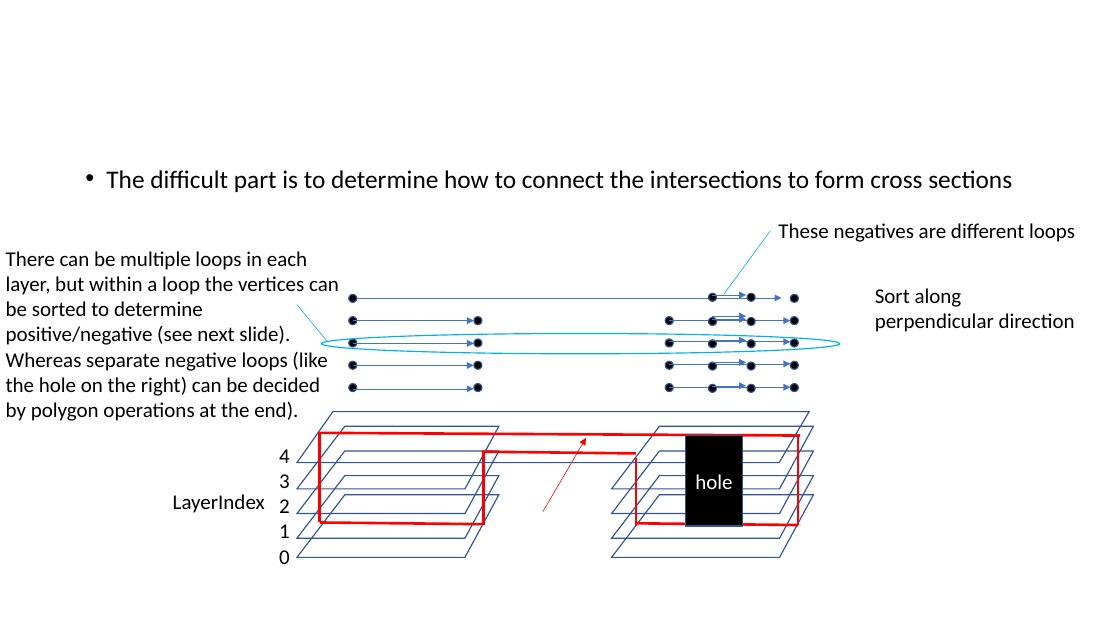
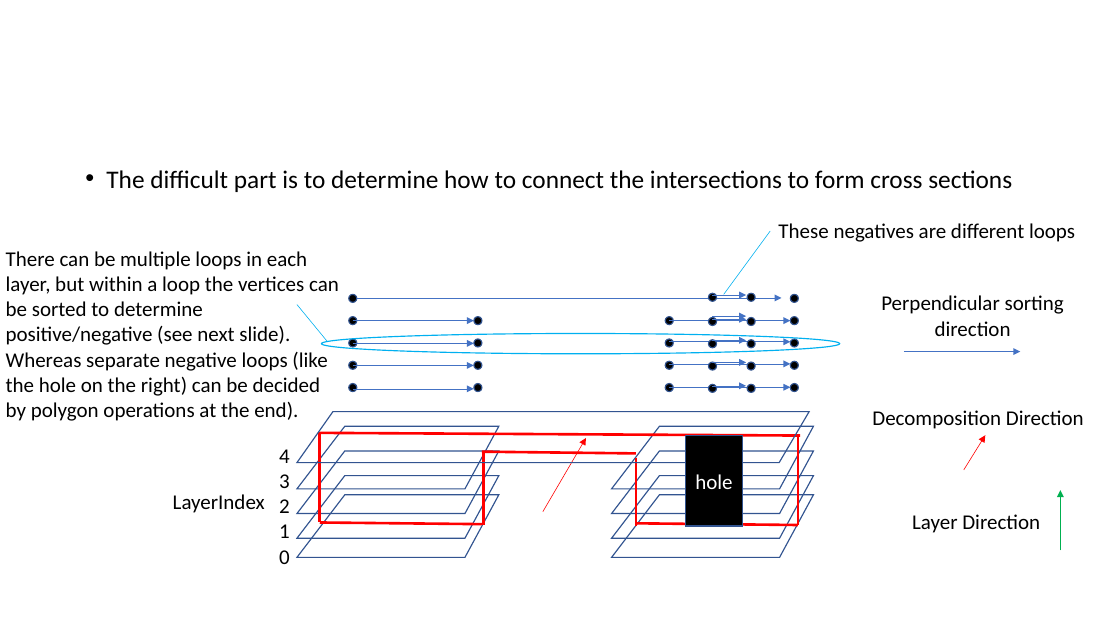
Before and after one commit to DesignEngrLab/TVGL, a slide deck: slide 3 of AlgorithDescriptions/UniformDecompositionForCrossSectionSolids.pptx. Drawn at 1120x630 pixels with LibreOffice and Linux fonts; fonts in the diff are those of the drawing. Boxes give left, top, right and bottom in pixels: in the first picture for what was removed or moved away, otherwise in the second. Text is boxed around its words. In the diff, an @@ line names an element or a change of style, - is before the commit and + after.

Commit message:
Some changes to UniformDecomposition of CrossSectionSolids. Many more changes to come, based on the algorithm in the attached powerpoint.

```diff
--- a/AlgorithDescriptions/UniformDecompositionForCrossSectionSolids.pptx
+++ b/AlgorithDescriptions/UniformDecompositionForCrossSectionSolids.pptx
@@ text at bbox=[881, 295, 1064, 336]: text changed @@
-Sort along perpendicular direction
+Perpendicular sorting direction
@@ arrow added from (904, 352) to (1021, 352), #4472C4 0.5 pt @@
@@ text added at bbox=[872, 410, 1084, 429], 18 pt, text #000000 @@
+Decomposition Direction
@@ arrow added from (964, 470) to (986, 435), #FF0000 0.5 pt @@
@@ arrow added from (1060, 550) to (1060, 491), #00B050 0.5 pt @@
@@ text added at bbox=[912, 514, 1040, 533], 18 pt, text #000000 @@
+Layer Direction
```
Also in this commit, not shown: 3 other slides changed, 2 slides added, 1 slide removed, 2 other files.
